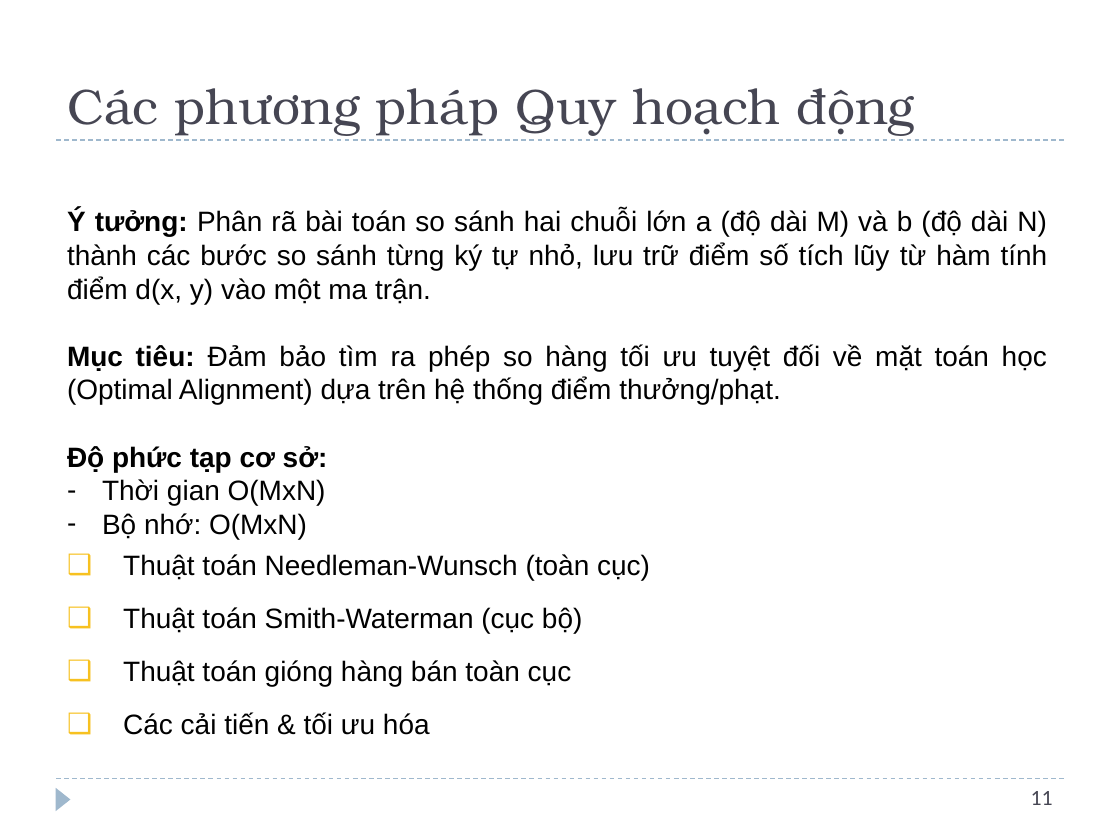
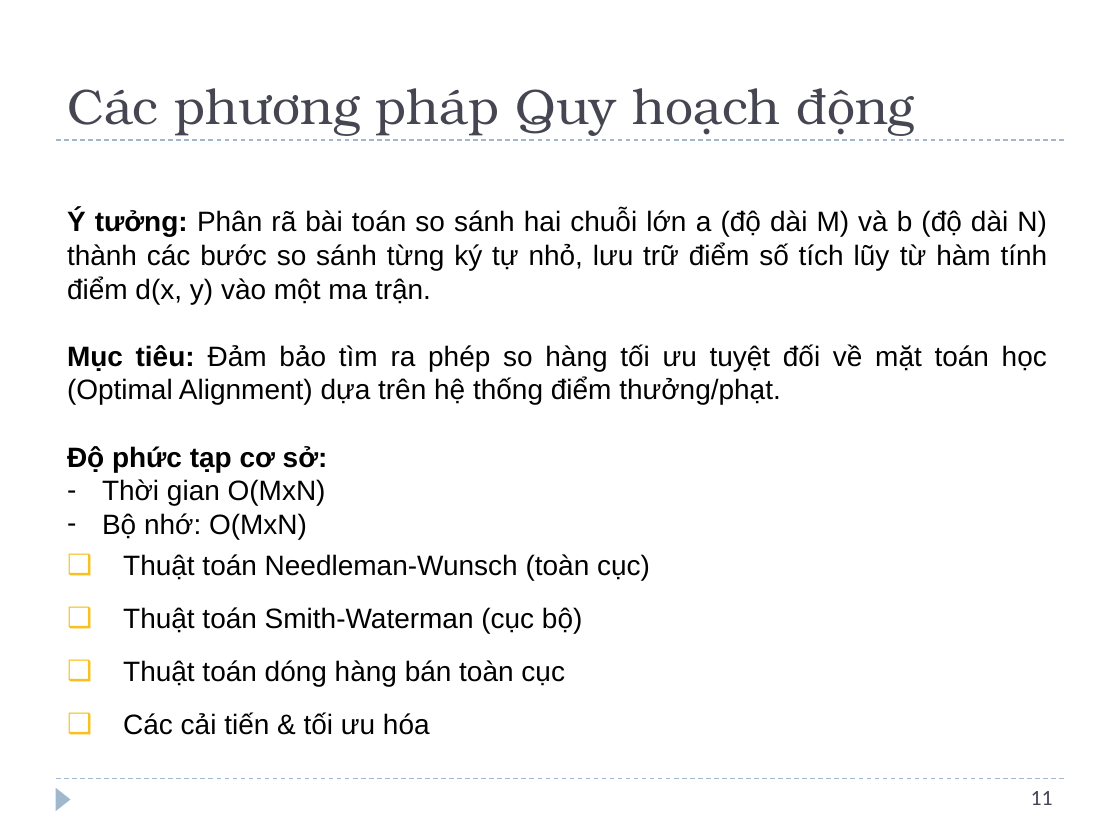
Before and after one commit to nmk-k66-uet/Sequence-Alignment, a slide deck: slide 12 of Sequence Alignment.pptx. Drawn at 1120x840 pixels with LibreOffice and Linux fonts; fonts in the diff are those of the drawing. Boxes give left, top, right and bottom in pixels: in the first picture for what was removed or moved away, otherwise in the second. Text is boxed around its words. In the diff, an @@ line names an element or a change of style, - is before the commit and + after.

```diff
--- a/Sequence Alignment.pptx
+++ b/Sequence Alignment.pptx
@@ text at box(123, 660, 565, 686): text changed @@
-❑ Thuật toán gióng hàng bán toàn cục
+❑ Thuật toán dóng hàng bán toàn cục
```
Also in this commit, not shown: 7 other slides changed, 1 other file.
